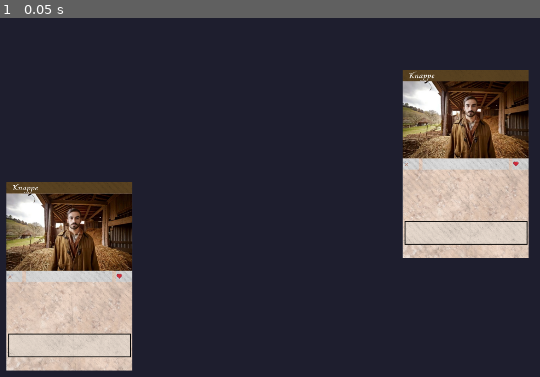
Above: before the commit, frame 1.
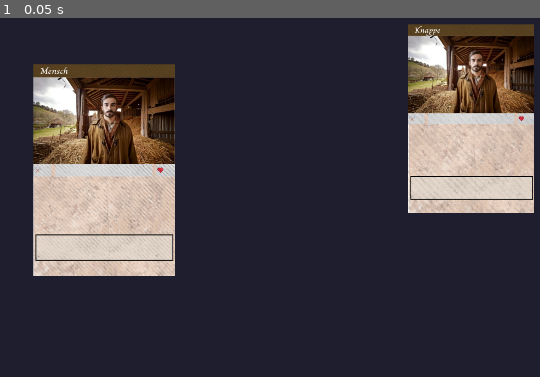
Above: after the commit, the same moment.

Repository: gurkenparty/kartenspiel
Game: Godot game, scene res://szenen/welt/main.tscn
The game is run twice, just before and just after one commit, with the same random seed, the same clock (stepped at 60 frames per second) and the same inputs. Before the commit the project starts from res://scenes/main.tscn.
Inputs:
- Up to frame 1 (0.05 s): no input

The runs differ from the first frame. In frame 1, 36% of the frame differs, in the area x 1-99%, y 1-99%.

Commit message:
füge einfache vererbung für karten hinzu

Diff:
--- a/project.godot
+++ b/project.godot
@@ -11,7 +11,7 @@
 [application]
 
 config/name="Kartenspiel"
-run/main_scene="res://scenes/main.tscn"
+run/main_scene="res://szenen/welt/main.tscn"
 config/features=PackedStringArray("4.3", "Forward Plus")
 
 [display]
--- a/scenes/main.tscn
+++ /dev/null
@@ -1,16 +0,0 @@
-[gd_scene load_steps=2 format=3 uid="uid://bdha2gsrd1me1"]
-
-[ext_resource type="PackedScene" uid="uid://b6k3kywpvb4jf" path="res://scenes/karte.tscn" id="1_8kbr5"]
-
-[node name="Main" type="Node2D"]
-scale = Vector2(10, 10)
-
-[node name="Camera2D" type="Camera2D" parent="."]
-zoom = Vector2(0.755, 0.755)
-
-[node name="Karte" parent="." instance=ExtResource("1_8kbr5")]
-position = Vector2(74.2, -2.4)
-
-[node name="Karte2" parent="." instance=ExtResource("1_8kbr5")]
-position = Vector2(-52, 33.4)
-scale = Vector2(0.10018, 0.10018)
--- /dev/null
+++ b/szenen/karte/main.gd
@@ -0,0 +1,8 @@
+class_name Karte
+extends Node2D
+
+@export var title: String
+
+# Called when the node enters the scene tree for the first time.
+func _ready() -> void:
+	get_node('Titel').text = self.title
--- a/scenes/karte.tscn
+++ b/szenen/karte/main.tscn
@@ -1,6 +1,6 @@
 [gd_scene load_steps=7 format=3 uid="uid://b6k3kywpvb4jf"]
 
-[ext_resource type="Script" path="res://scenes/karte.gd" id="1_6ta4j"]
+[ext_resource type="Script" path="res://szenen/karte/main.gd" id="1_6ta4j"]
 [ext_resource type="Texture2D" uid="uid://cov6vuj61b10a" path="res://assets/karten/mensch/1/1.png" id="1_kq5dt"]
 [ext_resource type="Texture2D" uid="uid://24bij6506evg" path="res://assets/karten/mensch/1/2.png" id="2_u5n3p"]
 [ext_resource type="Texture2D" uid="uid://whx0tm4djqc1" path="res://assets/karten/mensch/1/3.png" id="3_jslnt"]
@@ -23,7 +23,7 @@
 [node name="Knappe" type="Sprite2D" parent="."]
 texture = ExtResource("4_nvqht")
 
-[node name="Label" type="Label" parent="."]
+[node name="Titel" type="Label" parent="."]
 offset_left = -180.0
 offset_top = -300.0
 offset_right = -121.0
@@ -32,4 +32,3 @@
 theme_override_colors/font_color = Color(1, 1, 1, 1)
 theme_override_fonts/font = ExtResource("5_v5ml3")
 theme_override_font_sizes/font_size = 32
-text = "Knappe"
--- a/scenes/karte.gd
+++ b/szenen/karte/mensch/main.gd
@@ -1,9 +1,10 @@
-extends Node2D
+class_name Mensch
+extends Karte
 
 # Called when the node enters the scene tree for the first time.
 func _ready() -> void:
-	pass # Replace with function body.
-
+	self.title = "Mensch"
+	super._ready()
 
 # Called every frame. 'delta' is the elapsed time since the previous frame.
 func _process(delta: float) -> void:
--- /dev/null
+++ b/szenen/karte/mensch/main.tscn
@@ -0,0 +1,7 @@
+[gd_scene load_steps=3 format=3 uid="uid://dfpw5dhjr17m0"]
+
+[ext_resource type="PackedScene" uid="uid://b6k3kywpvb4jf" path="res://szenen/karte/main.tscn" id="1_y1slq"]
+[ext_resource type="Script" path="res://szenen/karte/mensch/main.gd" id="2_bux1b"]
+
+[node name="Mensch" instance=ExtResource("1_y1slq")]
+script = ExtResource("2_bux1b")
--- /dev/null
+++ b/szenen/welt/main.tscn
@@ -0,0 +1,19 @@
+[gd_scene load_steps=3 format=3 uid="uid://bdha2gsrd1me1"]
+
+[ext_resource type="PackedScene" uid="uid://b6k3kywpvb4jf" path="res://szenen/karte/main.tscn" id="1_ln1hv"]
+[ext_resource type="PackedScene" uid="uid://dfpw5dhjr17m0" path="res://szenen/karte/mensch/main.tscn" id="2_qivc5"]
+
+[node name="Welt" type="Node2D"]
+scale = Vector2(10, 10)
+
+[node name="Camera2D" type="Camera2D" parent="."]
+zoom = Vector2(0.755, 0.755)
+
+[node name="Karte" parent="." instance=ExtResource("1_ln1hv")]
+position = Vector2(76, -16.8)
+scale = Vector2(0.10018, 0.10018)
+title = "Knappe"
+
+[node name="Mensch" parent="." instance=ExtResource("2_qivc5")]
+position = Vector2(-40.9, -0.4)
+scale = Vector2(0.112633, 0.112251)
